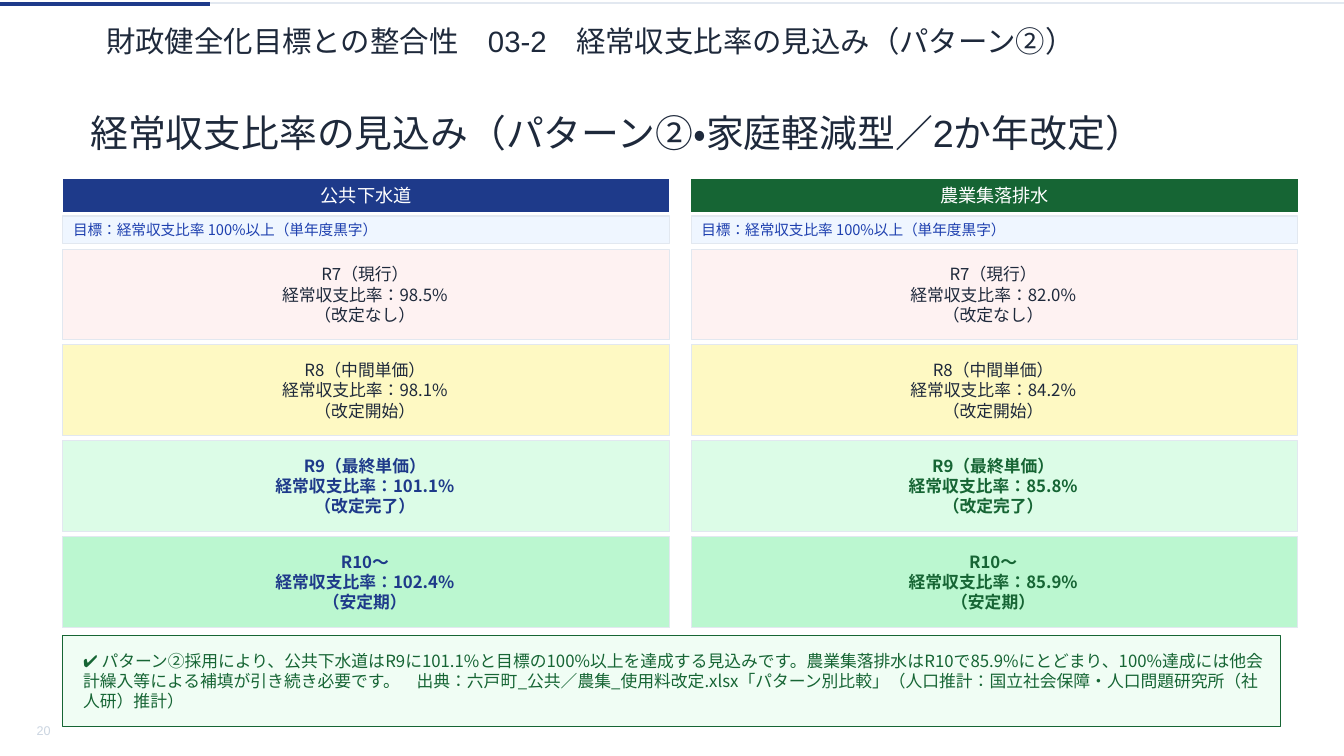
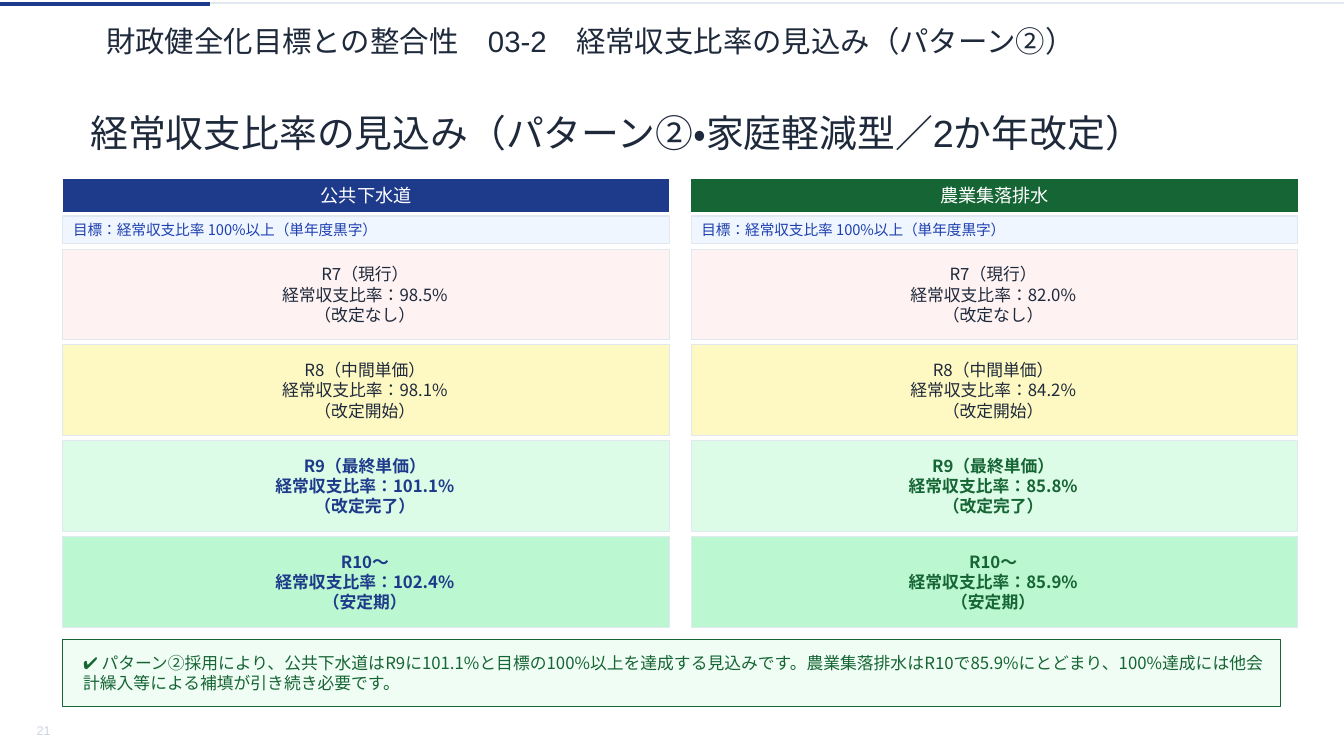
Before and after one commit to ryowakayama-gif/repository, a slide deck: slide 21 of rokko_sewage_council/output/六戸町_第2回審議会資料.pptx (slide 20 before the commit). Drawn at 1344x756 pixels with LibreOffice and Linux fonts; fonts in the diff are those of the drawing. Boxes give left, top, right and bottom in pixels: in the first picture for what was removed or moved away, otherwise in the second. Text is boxed around its words. In the diff, an @@ line names an element or a change of style, - is before the commit and + after.

```diff
--- a/rokko_sewage_council/output/六戸町_第2回審議会資料.pptx
+++ b/rokko_sewage_council/output/六戸町_第2回審議会資料.pptx
@@ freeform shape "✔ パターン②採用により、公共下水道はR9に101.1%と目標の100%以上を達成する見込みです。農業集落排水はR10で ...": place and size @@
-freeform shape "✔ パターン②採用により、公共下水道はR9に101.1%と目標の100%以上を達成する見込みです。農業集落排水はR10で ..." at bbox=[64, 635, 1281, 727]
+freeform shape "✔ パターン②採用により、公共下水道はR9に101.1%と目標の100%以上を達成する見込みです。農業集落排水はR10で ..." at bbox=[64, 639, 1281, 706]
@@ text in freeform shape at bbox=[83, 655, 1263, 691]: text changed @@
-✔ パターン②採用により、公共下水道はR9に101.1%と目標の100%以上を達成する見込みです。農業集落排水はR10で85.9%にとどまり、100%達成には他会計繰入等による補填が引き続き必要です。 出典：六戸町_公共／農集_使用料改定.xlsx「パターン別比較」（人口推計：国立社会保障・人口問題研究所（社人研）推計）
+✔ パターン②採用により、公共下水道はR9に101.1%と目標の100%以上を達成する見込みです。農業集落排水はR10で85.9%にとどまり、100%達成には他会計繰入等による補填が引き続き必要です。
@@ text in freeform shape at bbox=[37, 727, 51, 735]: text changed @@
-20
+21
```
Also in this commit, not shown: 19 other slides changed, 4 slides added, 3 other files.
